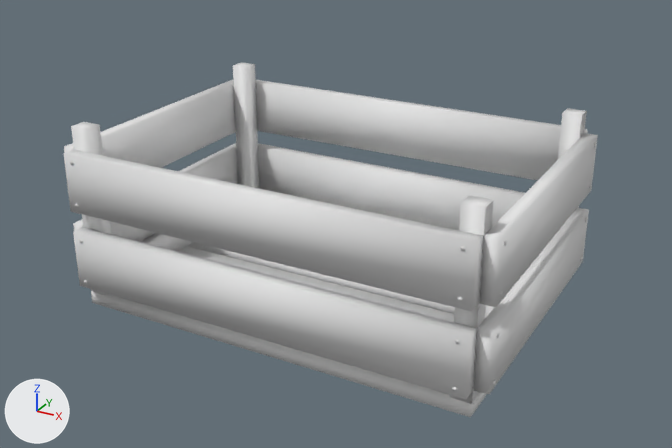
Two versions of the FBX model 3d_assets/crate.fbx, one commit apart.
Camera for both pictures: a camera (50 mm lens) standing at (40.6, -73.7, 44.7) and looking at (0.7, -1.1, 8.4). The lights are fixed; the arrows at lower left show +X, +Y and +Z. Where no turn or scale is listed for an object, it has been applied to the vertices.

Before the edit, the objects in view are built like this:
```python
me_cube_002 = bpy.data.meshes.new('Cube.002')
me_cube_002.from_pydata(...)  # 608 vertices, 436 faces; spans x -21.5..21.4, y -15.1..15.3, z 0.1..18.6
me_cube_002.polygons.foreach_set('use_smooth', [True] * 436)
# faces by material slot: [72, 28, 336]
me_cube_002.materials.append(mat_material_004)  # white #e7e7e7
me_cube_002.materials.append(mat_material_005)  # white #e7e7e7
me_cube_002.materials.append(mat_material)  # white #e7e7e7
ob_crate = bpy.data.objects.new('crate', me_cube_002)
ob_crate.location = (0.0, 0.0, 0.0)
```
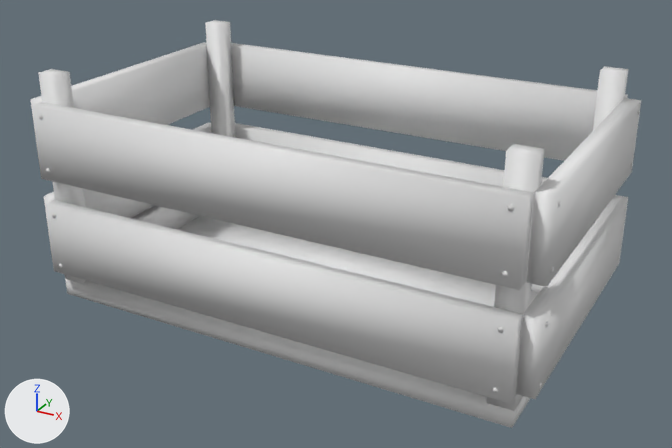
Changed parts and their boxes (x1, y1, x2, y2) in the pictures (672 x 448 px; the box of a moved part takes in the faces that stretch with it):
'crate', reshaped (14% wider, 15% taller)
    before: (64, 62, 598, 417)
    after: (30, 20, 641, 428)
part 1 of me_cube_002, added
    after: (531, 284, 544, 293)
part 2 of me_cube_002, added
    after: (235, 123, 548, 187)
part 3 of me_cube_002, added
    after: (177, 216, 538, 307)
part 4 of me_cube_002, added
    after: (65, 279, 531, 428)
part 5 of me_cube_002, added
    after: (45, 200, 522, 403)
part 6 of me_cube_002, added
    after: (32, 102, 533, 290)
part 7 of me_cube_002, added
    after: (231, 43, 628, 161)
part 8 of me_cube_002, added
    after: (516, 195, 628, 399)
part 9 of me_cube_002, added
    after: (526, 98, 641, 287)
part 10 of me_cube_002, added
    after: (44, 122, 212, 262)
part 11 of me_cube_002, added
    after: (30, 42, 210, 166)
part 12 of me_cube_002, moved or reshaped
    before: (71, 62, 259, 296)
    after: (38, 20, 235, 284)
part 13 of me_cube_002, moved or reshaped
    before: (450, 108, 587, 404)
    after: (487, 66, 628, 411)
part 14 of me_cube_002, moved or reshaped
    before: (460, 246, 466, 251)
    after: (507, 204, 514, 211)
part 15 of me_cube_002, moved or reshaped
    before: (458, 297, 463, 302)
    after: (502, 271, 508, 278)
part 16 of me_cube_002, moved or reshaped
    before: (455, 339, 460, 344)
    after: (497, 326, 504, 333)
part 17 of me_cube_002, moved or reshaped
    before: (452, 387, 457, 392)
    after: (493, 387, 499, 393)
part 18 of me_cube_002, deleted
    before: (64, 80, 598, 399)
part 19 of me_cube_002, built on
    before: (91, 242, 494, 417)
    after: (39, 109, 640, 388)

The edits, one by one:
me_cube_002 is used by ob_crate; location (0.0, 0.0, 0.0).
me_cube_002 had 608 vertices, 436 faces and spanned x -21.5..21.4, y -15.1..15.3, z 0.1..18.6.
me_cube_002 now has 608 vertices, 436 faces and spans x -25.1..25.1, y -15.0..15.2, z 0.1..23.2.
me_cube_002 part 1: a new loose piece, a box spanning x -23.4..23.4, y 8.1..13.7, z 0.4..2.1, in mat_material_004 (white #e7e7e7).
me_cube_002 part 2: a new loose piece, a box spanning x -23.4..23.4, y 13.8..15.1, z 3.6..10.7, in mat_material_004 (white #e7e7e7).
me_cube_002 part 3: a new loose piece, a box spanning x -23.4..23.4, y 0.8..6.5, z 0.4..2.1, in mat_material_004 (white #e7e7e7).
me_cube_002 part 4: a new loose piece, a box spanning x -23.4..23.4, y -13.6..-7.9, z 0.4..2.1, in mat_material_004 (white #e7e7e7).
me_cube_002 part 5: a new loose piece, a box spanning x -23.4..23.4, y -14.9..-13.6, z 3.6..10.7, in mat_material_004 (white #e7e7e7).
me_cube_002 part 6: a new loose piece, a box spanning x -23.4..23.4, y -14.9..-13.6, z 13.3..20.4, in mat_material_004 (white #e7e7e7).
me_cube_002 part 7: a new loose piece, a box spanning x -23.4..23.4, y 13.8..15.1, z 13.3..20.4, in mat_material_004 (white #e7e7e7).
me_cube_002 part 8: a new loose piece, a box spanning x 23.5..25.0, y -13.5..13.7, z 3.6..10.7, in mat_material_004 (white #e7e7e7).
me_cube_002 part 9: a new loose piece, a box spanning x 23.5..25.0, y -13.5..13.7, z 13.3..20.4, in mat_material_004 (white #e7e7e7).
me_cube_002 part 10: a new loose piece, a box spanning x -25.0..-23.5, y -13.5..13.7, z 3.6..10.7, in mat_material_004 (white #e7e7e7).
me_cube_002 part 11: a new loose piece, a box spanning x -25.0..-23.5, y -13.5..13.7, z 13.3..20.4, in mat_material_004 (white #e7e7e7).
me_cube_002 part 12: the loose piece of 16 vertices spanning x -20.0..-18.1, y -13.7..13.9, z 1.6..18.6 is scaled about the mesh origin by (1.17, 0.991, 1.24).
me_cube_002 part 13: the loose piece of 16 vertices spanning x 18.1..20.0, y -13.7..13.9, z 1.6..18.6 is scaled about the mesh origin by (1.17, 0.991, 1.24).
me_cube_002 part 14: the loose piece of 10 vertices spanning x 18.8..19.2, y -15.1, z 15.5..15.9 is moved by (3.3, 0.1, 3.8).
me_cube_002 part 15: the loose piece of 10 vertices spanning x 18.8..19.2, y -15.1, z 11.3..11.7 is moved by (3.3, 0.1, 2.8).
me_cube_002 part 16: the loose piece of 10 vertices spanning x 18.8..19.2, y -15.1, z 7.7..8.1 is moved by (3.3, 0.1, 1.9).
me_cube_002 part 17: the loose piece of 10 vertices spanning x 18.8..19.2, y -15.1, z 3.4..3.7 is moved by (3.3, 0.1, 0.9).
me_cube_002 part 18: 40 loose pieces with 384 vertices, spanning x -21.5..21.4, y -15.1..15.2, z 0.1..16.4, are deleted.
me_cube_002 part 19: 32 vertices removed from x -20.0..20.0, y -13.7..13.9, z 0.4..1.7; 320 vertices added at x -25.1..25.1, y -15.0..13.0, z 0.1..19.8.
